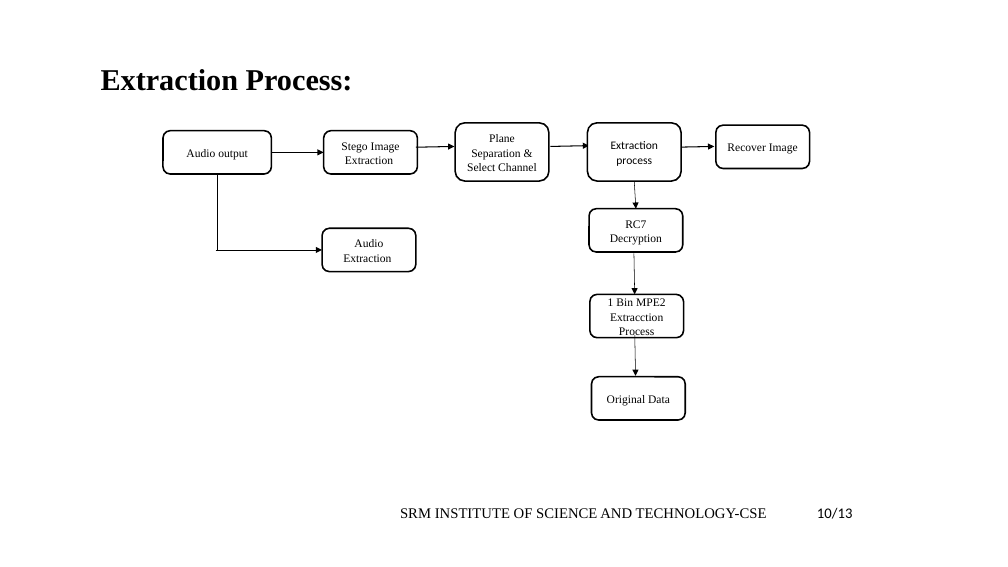
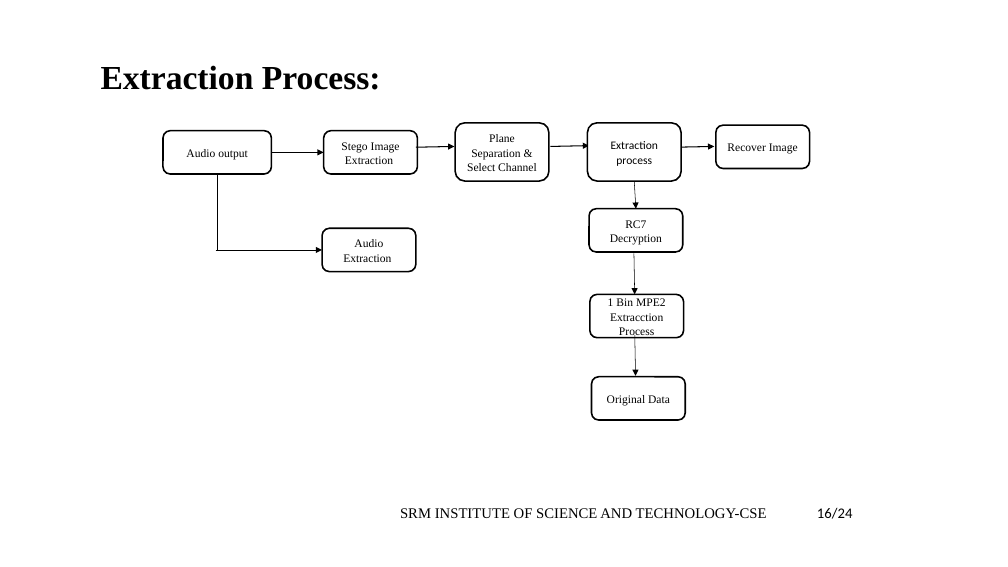
Before and after one commit to akhilmantha/Reverse-Data-Hiding-Using-Histogram-Comparison-And-MPE-Predictors, a slide deck: slide 16 of Research/Presentation/ppt (11) (1).pptx (slide 9 before the commit). Drawn at 1008x567 pixels with LibreOffice and Linux fonts; fonts in the diff are those of the drawing. Boxes give left, top, right and bottom in pixels: in the first picture for what was removed or moved away, otherwise in the second. Text is boxed around its words. In the diff, an @@ line names an element or a change of style, - is before the commit and + after.

```diff
--- a/Research/Presentation/ppt (11) (1).pptx
+++ b/Research/Presentation/ppt (11) (1).pptx
@@ title "Extraction Process:" at (x1=101, y1=65, x2=381, y2=90): size 28.8 to 32 pt @@
@@ text at (x1=817, y1=508, x2=853, y2=519): text changed @@
-10/13
+16/24
```
Also in this commit, not shown: 18 other slides changed, 5 slides added, 3 slides removed.
